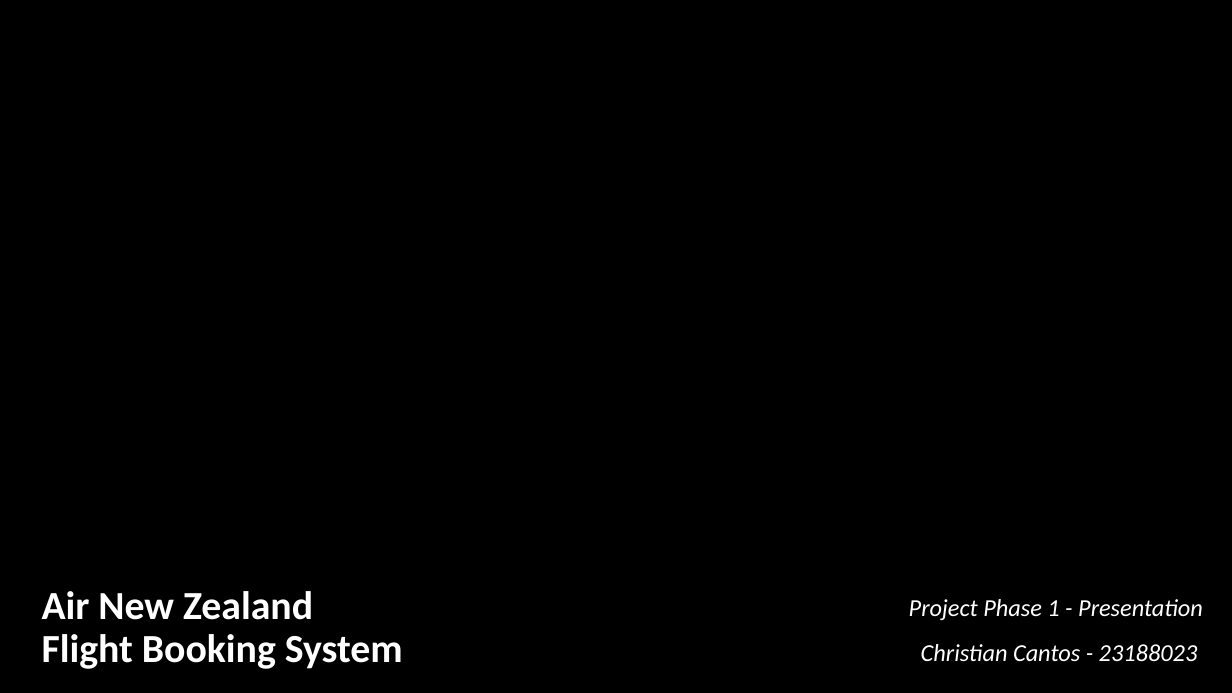
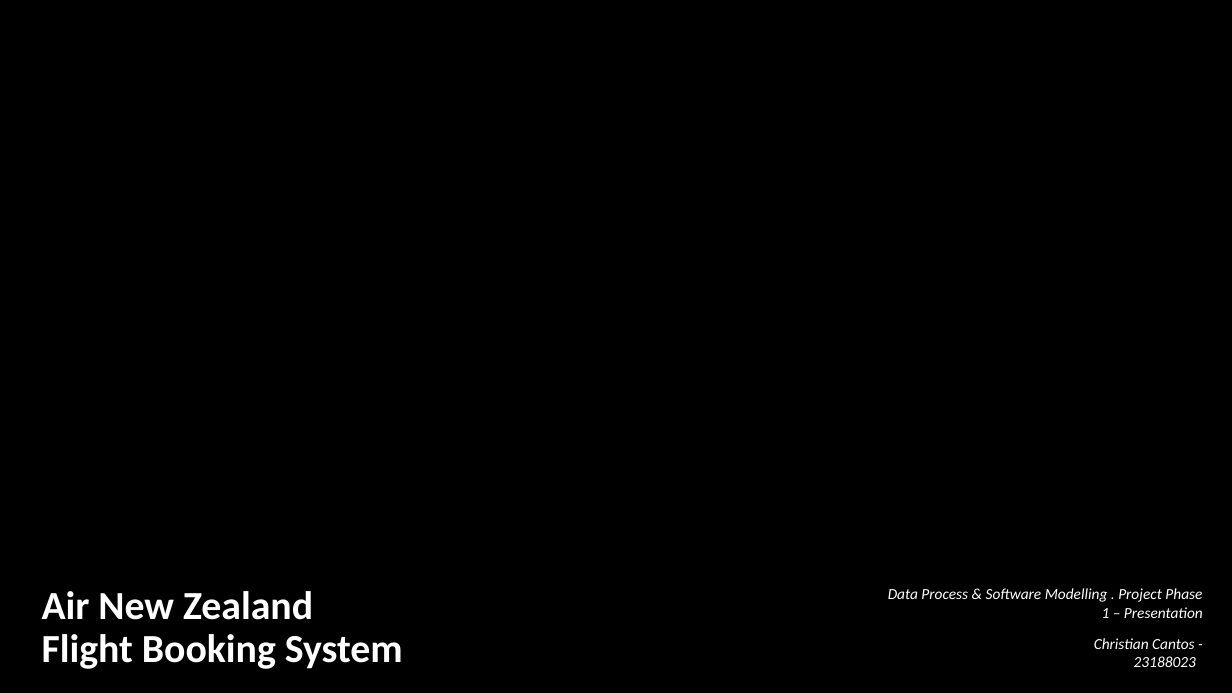
Before and after one commit to Ianieee36/ENSE706_Project, a slide deck: slide 1 of FBS_Presentation.pptx. Drawn at 1232x693 pixels with LibreOffice and Linux fonts; fonts in the diff are those of the drawing; background and template pictures are left out. Boxes give left, top, right and bottom in pixels: in the first picture for what was removed or moved away, otherwise in the second. Text is boxed around its words. In the diff, an @@ line names an element or a change of style, - is before the commit and + after.

```diff
--- a/FBS_Presentation.pptx
+++ b/FBS_Presentation.pptx
@@ subtitle at (888, 588, 1203, 618): text changed; size 19 to 12 pt @@
-Project Phase 1 - Presentation
+Data Process & Software Modelling . Project Phase 1 – Presentation
@@ subtitle at (1094, 638, 1196, 667): size 19 to 12 pt in "Christian Cantos - 23188023"; line spacing 1.1 to 1 @@
```
Also in this commit, not shown: 3 other slides changed, 5 slides added, 3 slides removed, 1 other file.
